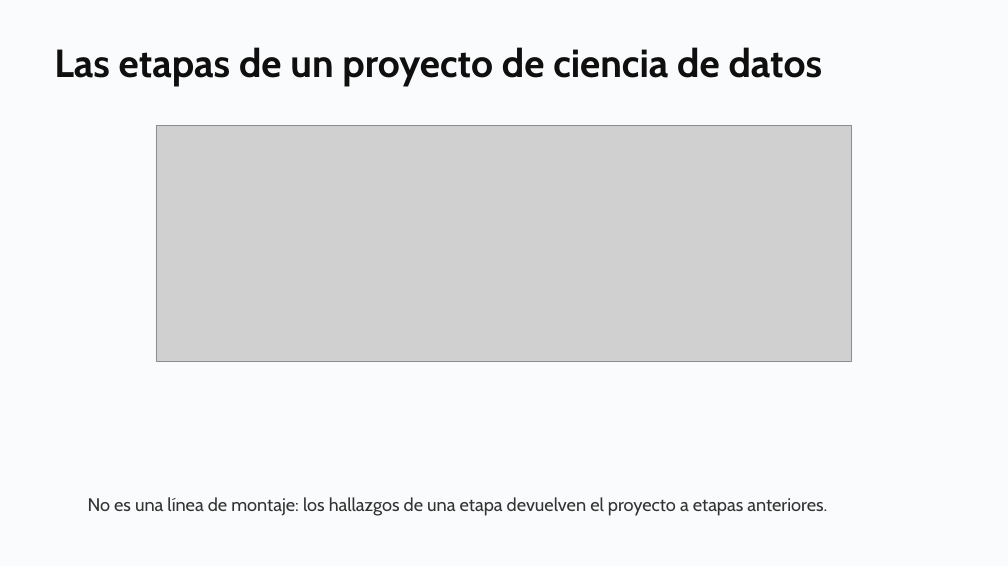
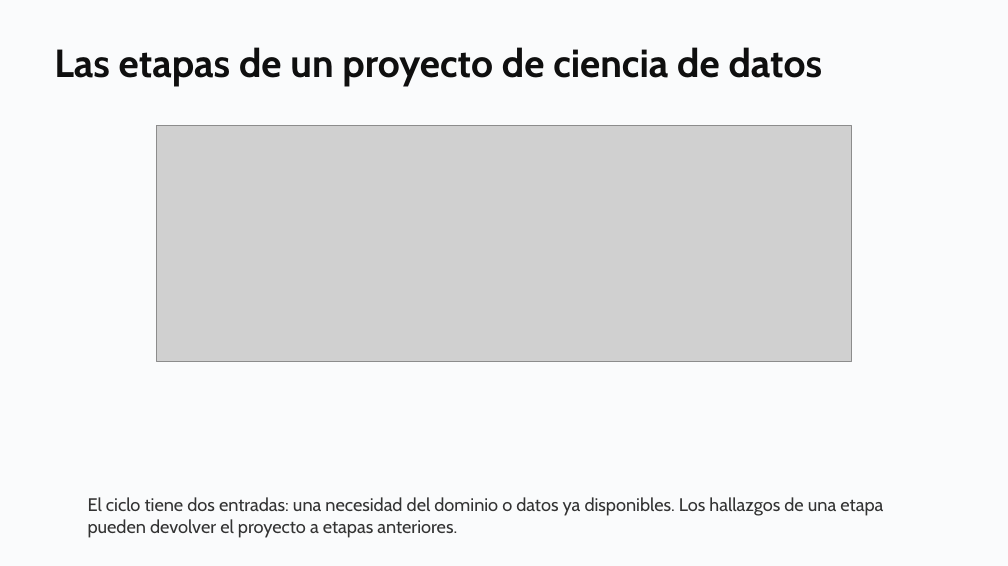
Before and after one commit to daniopitz/diplomado-cdd, a slide deck: slide 10 of presentaciones/clase01_fundamentos_ecosistema.pptx. Drawn at 1008x566 pixels with LibreOffice and Linux fonts; fonts in the diff are those of the drawing; grey boxes stand for pictures. Boxes give left, top, right and bottom in pixels: in the first picture for what was removed or moved away, otherwise in the second. Text is boxed around its words. In the diff, an @@ line names an element or a change of style, - is before the commit and + after.

```diff
--- a/presentaciones/clase01_fundamentos_ecosistema.pptx
+++ b/presentaciones/clase01_fundamentos_ecosistema.pptx
@@ text at [88,497,883,538]: text changed @@
-No es una línea de montaje: los hallazgos de una etapa devuelven el proyecto a etapas anteriores.
+El ciclo tiene dos entradas: una necesidad del dominio o datos ya disponibles. Los hallazgos de una etapa pueden devolver el proyecto a etapas anteriores.
```
Also in this commit, not shown: 8 other slides changed, 3 slides removed, 5 other files.
